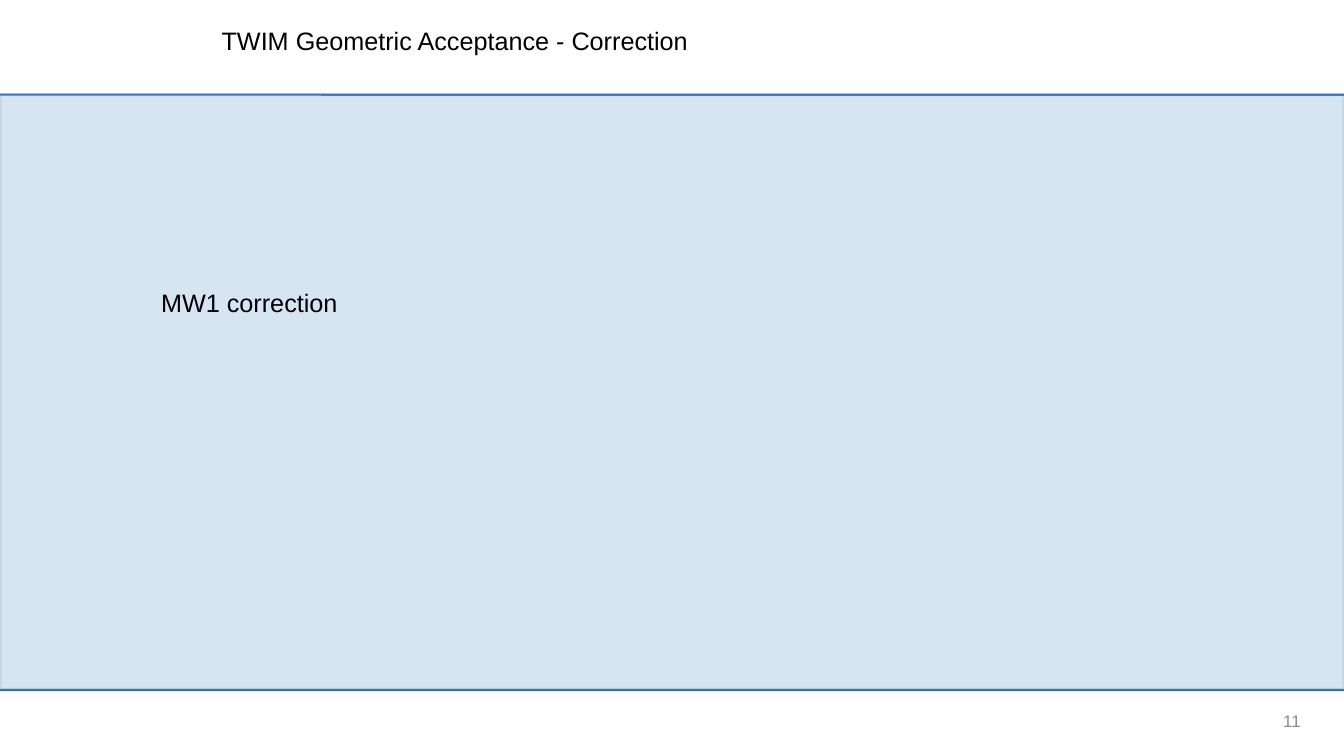
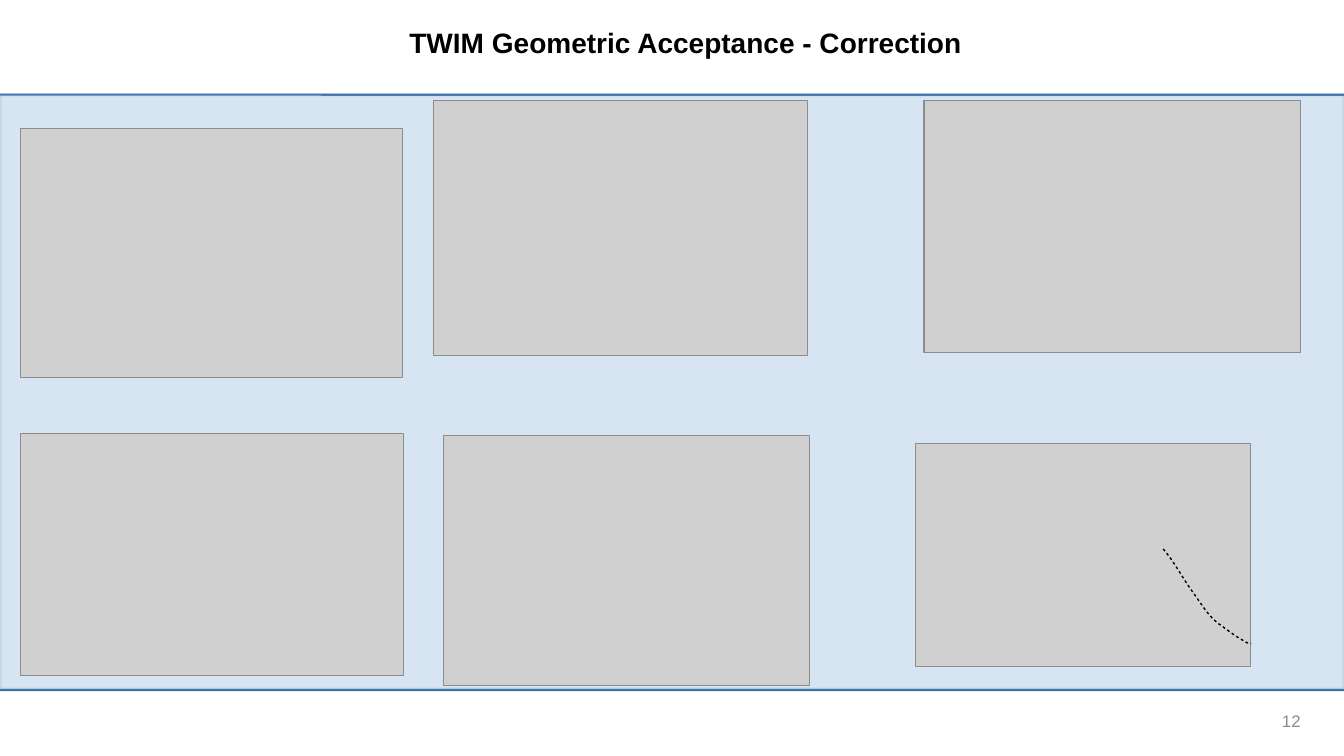
Before and after one commit to jenegger/r3bweek24_gsi, a slide deck: slide 12 of r3bweek_24_gsi.odp (slide 11 before the commit). Drawn at 1344x756 pixels with LibreOffice and Linux fonts; fonts in the diff are those of the drawing; grey boxes stand for pictures; background and template pictures are left out. Boxes give left, top, right and bottom in pixels: in the first picture for what was removed or moved away, otherwise in the second. Text is boxed around its words. In the diff, an @@ line names an element or a change of style, - is before the commit and + after.

Commit message:
slides some way done

```diff
--- a/r3bweek_24_gsi.odp
+++ b/r3bweek_24_gsi.odp
@@ text "TWIM Geometric Acceptance - Correction" at [409,32,961,58]: size 18 to 20 pt, bold on; alignment left to centre @@
@@ picture added at [434,101,808,356] @@
@@ picture added at [924,101,1301,353] @@
@@ picture added at [20,128,402,377] @@
@@ text removed at [161,293,338,313] @@
-MW1 correction
@@ picture added at [20,434,403,676] @@
@@ picture added at [444,436,810,686] @@
@@ picture added at [915,444,1250,666] @@
@@ freeform shape added at [1164,549,1251,644], outline #000000 0.99 pt @@
@@ page number at [1282,715,1301,727]: text changed @@
-11
+12
```
Also in this commit, not shown: 4 other slides changed, 5 slides added, 2 slides removed, 14 other files.
